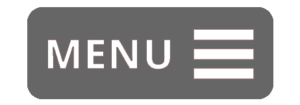
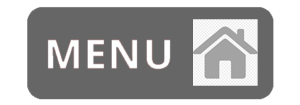
Revision of a layered 300 × 105 image; what changed, layer by layer:
added layer "Layer 1" above "Layer 0" over [193, 19, 258, 86]
